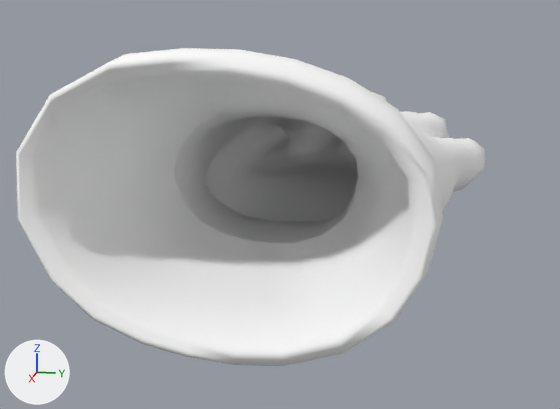
The Blender file Assets/Meshes/glove_L.blend, before and after one commit.
Before and after are seen from a camera (50 mm lens) standing at (19.5, 4.1, 3.9) and looking at (-6.6, -1.2, -2.7). The axes (+X, +Y, +Z) are drawn at lower left. The lights are the same throughout.

Objects in the first picture: 'l_handMeshNode'.
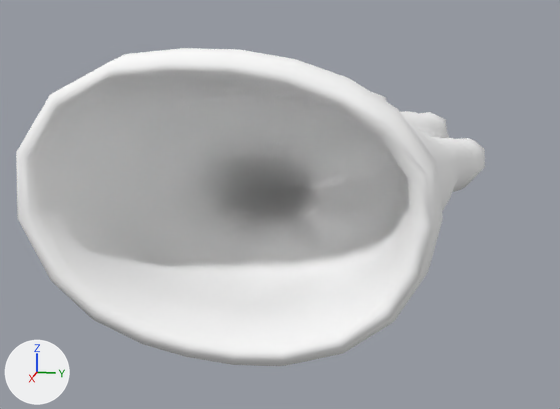
The newer file is also turned or shifted as a whole; pictures and numbers use the older file's frame.

What differs and where, as boxes [x1, y1, x2, y2] in the pictures (560 x 409 px):
part 1 of me_mesh, cut back: [73, 86, 409, 310] in both

Edits to the bpy script that builds the scene:
```text
Change me_mesh:
    used by ob_l_handmeshnode; location = (0.0, 0.0, 0.0); rotation_euler = (14.14, 0.0, 0.0), in degrees (90, 0, 0); scale = (1.0, -1.0, 1.0)
    remove me_mesh.from_pydata(...)  # 4996 vertices, 9604 faces; spans x -19.4..5.7, y -3.2..6.2, z -6.2..9.2
    add me_mesh.from_pydata(...)  # 1420 vertices, 2556 faces, 20 loose edges; spans x -19.4..5.7, y -3.2..6.2, z -6.2..9.2
    me_mesh part 1: 16 vertices moved from x 2.4..3.3, y -2.0..1.7, z -3.1..3.0 to x 2.4..3.4, y -2.2..1.9, z -3.4..3.4; 3582 vertices removed from x -19.0..4.3, y -2.7..5.8, z -5.8..8.8; 6 vertices added at x 1.8..3.4, y -2.3..2.1, z -1.2..0.8
```
